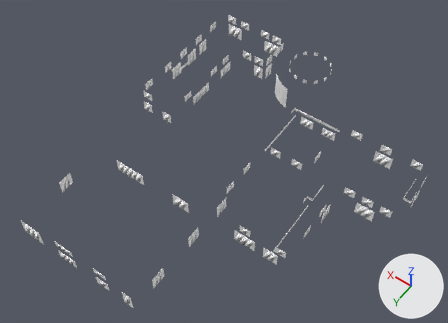
The OBJ model Assets/models/maps/cerroblanco/cerroblanco_glass.obj as it was, and as the next commit left it.
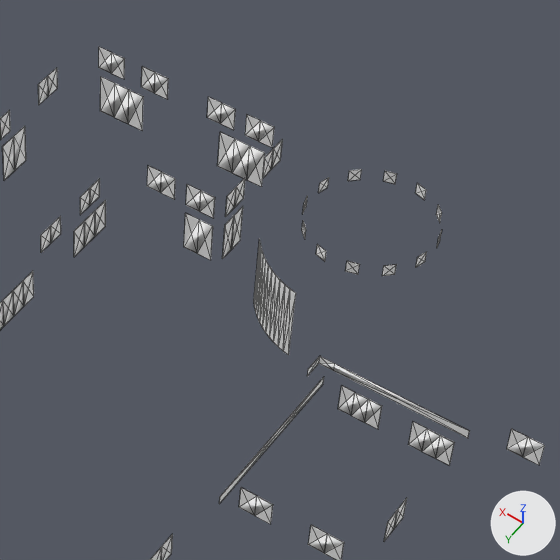
There are two pictures of each version: one whole from a 50 mm camera at (-2567.0, 3671.0, 5392.0) aimed at (-247.0, 423.0, 288.0), one close up on the part from 44% to 82% of the width and 0% to 52% of the height. The axes (+X, +Y, +Z) are drawn at lower right. The lights are the same throughout. The older version's two pictures come first. The close-ups show mesh edges as thin lines. Where no turn or scale is listed for an object, it has been applied to the vertices. Vertices at exactly the same position are counted once.

In view in the first close-up: 'cerroblanco_glass'.
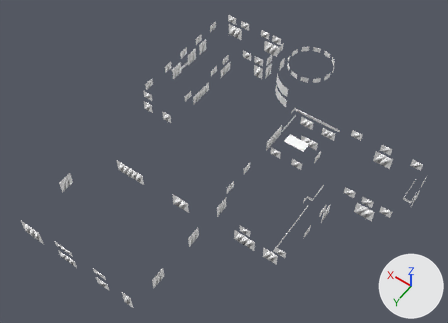
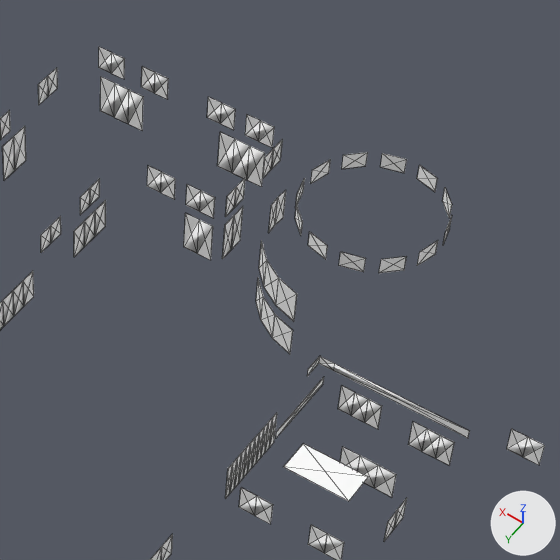
Diff of the bpy script that builds the scene:
```diff
--- a/Assets/models/maps/cerroblanco/cerroblanco_glass.obj.py
+++ b/Assets/models/maps/cerroblanco/cerroblanco_glass.obj.py
@@ mat_cb_glass_frit @@
+mat_cb_glass_frit = principled_material('cb_glass_frit')
+mat_cb_glass_frit.base_color = (1.0, 1.0, 1.0)  # white #ffffff
+mat_cb_glass_frit.roughness = 1.0
@@ me_cerroblanco_glass @@
 # used by ob_cerroblanco_glass; location = (0.0, 0.0, 0.0)
 # verts and faces of me_cerroblanco_glass; kept vertices keep their numbers, new ones are numbered from 1184
 # before: 604 (-482.0, 0.0, 183.0) at pixel (219, 503), 605 (-482.0, 0.0, 183.0) at pixel (219, 503), 606 (-482.0, 0.0, 219.0) at pixel (220, 496), 607 (-482.0, 0.0, 219.0) at pixel (219, 496)
-me_cerroblanco_glass.from_pydata(...)  # 1184 vertices, 2364 faces; spans x -2052.0..1118.0, y -1502.0..2142.0, z 20.0..432.0
+me_cerroblanco_glass.from_pydata(...)  # 1232 vertices, 2508 faces; spans x -2052.0..1118.0, y -1502.0..2142.0, z 20.0..488.0
+# me_cerroblanco_glass part 1: the loose piece of 16 vertices spanning x -960.0..-800.0, y -707.0..-705.0, z 20.0..140.0 is copied, and the copy is scaled about its middle by (1.25, 1, 0.967), then moved by (50.0, 375.0, 182.0); it spans x -930.0..-730.0, y -332.0..-330.0, z 204.0..320.0
+# me_cerroblanco_glass part 2: a new loose piece, a box spanning x -880.0..-640.0, y -230.0..-110.0, z 370.0..371.5, in mat_cb_glass (white #ffffff)
+# me_cerroblanco_glass part 3: a new loose piece of 48 vertices spanning x -490.0..-488.0, y -316.0..-24.0, z 190.0..340.0, in mat_cb_glass_frit (white #ffffff)
+# me_cerroblanco_glass part 4: the loose piece of 8 vertices spanning x -397.0..-354.0, y -974.0..-961.0, z 384.0..432.0 is deleted
+# me_cerroblanco_glass part 5: the loose piece of 8 vertices spanning x -500.0..-467.0, y -1046.0..-1013.0, z 384.0..432.0 is deleted
+# me_cerroblanco_glass part 6: the loose piece of 8 vertices spanning x -552.0..-539.0, y -1159.0..-1116.0, z 384.0..432.0 is deleted
+# me_cerroblanco_glass part 7
+# 4 vertices in x -19.0..-18.0, y -954.0..-953.0, z 20.0 move by (-56.0, 45.0, 0.0)
+# 4 vertices in x -19.0..-18.0, y -954.0..-953.0, z 330.0 move by (-56.0, 45.0, -190.0)
+# 4 vertices in x -77.0..-76.0, y -898.0..-897.0, z 20.0 move by (2.0, -11.0, 166.0)
+# 4 vertices in x -77.0..-76.0, y -898.0..-897.0, z 330.0 move by (2.0, -11.0, -10.0)
+# 144 vertices move from x -552.0..-2.0, y -1439.0..-821.0, z 20.0..432.0 to x -579.0..64.0, y -1466.0..-829.0, z 20.0..488.0
+# me_cerroblanco_glass part 8
+for i in [*range(604, 608)]: verts[i] += (0.0, -340.0, 0.0)
 me_cerroblanco_glass.materials.append(mat_cb_glass)
+me_cerroblanco_glass.materials.append(mat_cb_glass_frit)  # white #ffffff
```

Pixel boxes [x1, y1, x2, y2] of what changed, in the close-ups (560 x 560 px; the box of a moved part takes in the faces that stretch with it):
part 1 of me_cerroblanco_glass, added: after [340, 447, 396, 497]
part 2 of me_cerroblanco_glass, added: after [284, 443, 368, 501]
part 3 of me_cerroblanco_glass, added: after [225, 413, 277, 499]
part 4 of me_cerroblanco_glass, deleted: before [346, 261, 360, 275]
part 5 of me_cerroblanco_glass, deleted: before [382, 264, 397, 276]
part 6 of me_cerroblanco_glass, deleted: before [416, 252, 427, 267]
part 7 of me_cerroblanco_glass, moved or reshaped: before [254, 169, 442, 355]; after [256, 152, 452, 354]
part 8 of me_cerroblanco_glass, moved or reshaped: before [219, 377, 324, 504]; after [276, 377, 324, 438]
